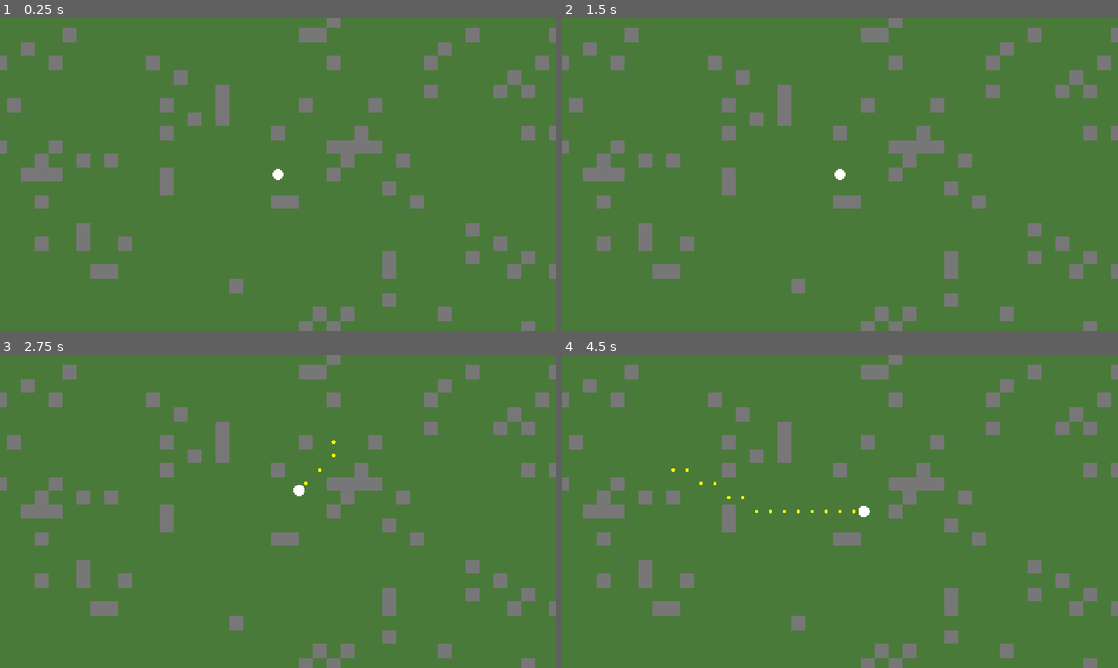
Above: before the commit, frames 1-4 (two rows, left to right).
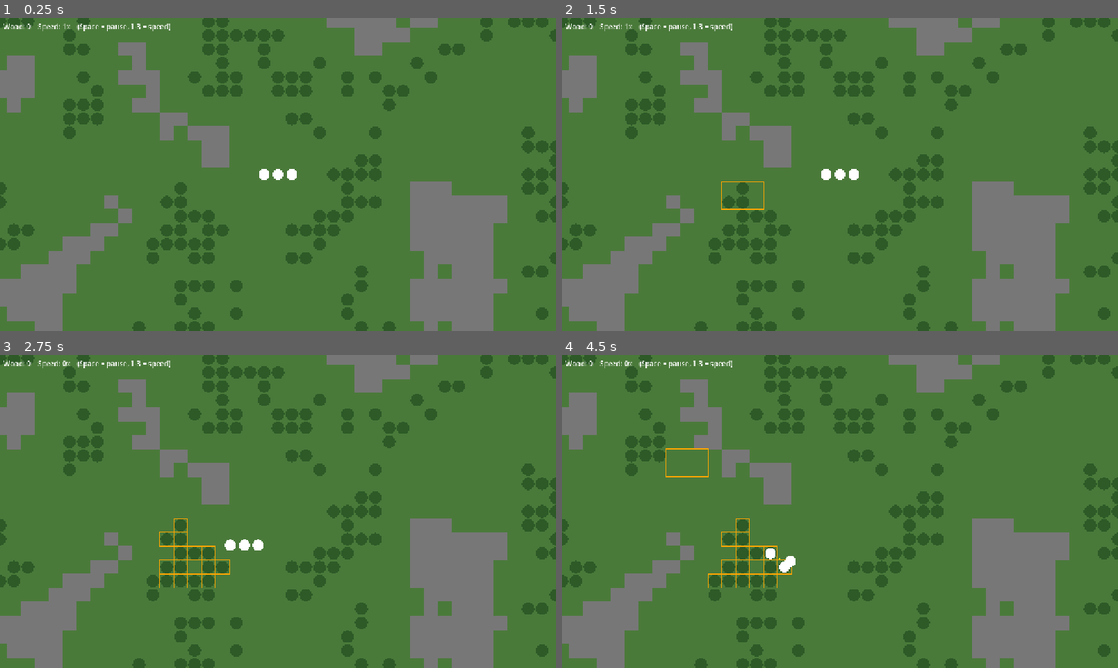
Above: after the commit, the same moments.

Repository: Yanez86/king
Game: Godot game, scene res://main.tscn
Same seed, same stepped clock (60 frames per second), same inputs: the game is played once before the commit and once after it.
Inputs (mouse positions are in pixels of both pictures, inside the frame that each line leads up to):
- Up to frame 1 (0.25 s): no input
- Up to frame 2 (1.5 s): tap Enter at 0.5 s; move the mouse to (962, 158) at 0.52 s; tap 1 at 0.6 s; click (962, 158) at 0.67 s; tap Space at 0.77, 1.07, 1.25 s; tap 2 at 0.8 s; drag from (728, 190) to (812, 237) at 1.27 s
- Up to frame 3 (2.75 s): move the mouse to (333, 442) at 2.02 s; tap 3 at 2.1 s; click (333, 442) at 2.17 s; tap Space at 2.3 s
- Up to frame 4 (4.5 s): drag from (812, 574) to (673, 464) at 2.77 s; move the mouse to (1006, 558) at 3.52 s; tap 1 at 3.6 s; click (1006, 558) at 3.67 s; tap Space at 3.77, 4.07 s; tap 2 at 3.8 s; drag from (673, 464) to (756, 433) at 4.27 s

The runs differ from the first frame. In frame 1, 30% of the frame differs, in the area x 0-100%, y 0-100%; in frame 2, 30%; in frame 3, 30%; in frame 4, 30%.

Commit message:
Add tree chopping jobs with designation and 3 colonists
Co-Authored-By: Claude Opus 5.5 <noreply@anthropic.com>

Diff:
--- a/main.gd
+++ b/main.gd
@@ -3,14 +3,29 @@
 const MAP_SIZE := Vector2i(100, 100)
 const TILE := 16            # pixel per tile
 const SPEED := 4.0          # tile al secondo
-const ROCK_COUNT := 800
+const CHOP_TIME := 3.0      # secondi per abbattere un albero
+const WOOD_PER_TREE := 10
+const COLONIST_COUNT := 3
+
+
+class Colonist:
+	var pos: Vector2
+	var path: Array[Vector2i] = []
+	var job = null          # cella dell'albero da tagliare, o null se libero
+	var work_left := 0.0
+
 
 var astar := AStarGrid2D.new()
-var rocks: Array[Vector2i] = []
-var colonist_pos := Vector2(MAP_SIZE / 2) * TILE + Vector2.ONE * TILE / 2.0
-var path: Array[Vector2i] = []
+var rocks := {}             # cella -> true (non attraversabile)
+var trees := {}             # cella -> true (attraversabile)
+var chop_marks := {}        # cella -> Colonist che l'ha prenotato, o null se libero
+var wood := {}              # cella -> quantità a terra
+var colonists: Array[Colonist] = []
+var drag_start = null       # cella d'inizio della selezione, o null
+var drag_end := Vector2i.ZERO
 
 @onready var camera: Camera2D = $Camera2D
+@onready var hud: Label = $HUD/Label
 
 
 func _ready() -> void:
@@ -18,56 +33,156 @@
 	astar.cell_size = Vector2.ONE * TILE
 	astar.diagonal_mode = AStarGrid2D.DIAGONAL_MODE_ONLY_IF_NO_OBSTACLES
 	astar.update()
-
-	for i in ROCK_COUNT:
-		var cell := Vector2i(randi() % MAP_SIZE.x, randi() % MAP_SIZE.y)
-		if cell != cell_of(colonist_pos):
-			astar.set_point_solid(cell)
-			rocks.append(cell)
-
-	camera.position = colonist_pos
+	generate_map()
+	for i in COLONIST_COUNT:
+		var c := Colonist.new()
+		c.pos = center(MAP_SIZE / 2 + Vector2i(i - 1, 0))
+		colonists.append(c)
+	camera.position = center(MAP_SIZE / 2)
 
 
+func generate_map() -> void:
+	var noise := FastNoiseLite.new()
+	noise.seed = randi()
+	noise.frequency = 0.08
+	for x in MAP_SIZE.x:
+		for y in MAP_SIZE.y:
+			var cell := Vector2i(x, y)
+			if (cell - MAP_SIZE / 2).length() < 4:
+				continue  # radura di partenza
+			var n := noise.get_noise_2d(x, y)
+			if n > 0.3:
+				rocks[cell] = true
+				astar.set_point_solid(cell)
+			elif n < -0.15 and randf() < 0.6:
+				trees[cell] = true
+
+
+# --- Simulazione ---
+
+func _process(delta: float) -> void:
+	tick(delta)
+	hud.text = "Wood: %d    Speed: %dx    (Space = pause, 1-3 = speed)" % [total_wood(), Engine.time_scale]
+	queue_redraw()
+
+
+func tick(delta: float) -> void:
+	for c in colonists:
+		update_colonist(c, delta)
+
+
+func update_colonist(c: Colonist, delta: float) -> void:
+	if c.job == null:
+		find_job(c)
+		return
+	if not c.path.is_empty():
+		var goal := center(c.path[0])
+		c.pos = c.pos.move_toward(goal, SPEED * TILE * delta)
+		if c.pos == goal:
+			c.path.pop_front()
+		return
+	c.work_left -= delta
+	if c.work_left <= 0:
+		trees.erase(c.job)
+		chop_marks.erase(c.job)
+		wood[c.job] = wood.get(c.job, 0) + WOOD_PER_TREE
+		c.job = null
+
+
+func find_job(c: Colonist) -> void:
+	var free := chop_marks.keys().filter(func(cell): return chop_marks[cell] == null)
+	free.sort_custom(func(a, b): return center(a).distance_squared_to(c.pos) < center(b).distance_squared_to(c.pos))
+	# ponytail: "più vicino" in linea d'aria e un percorso per candidato; passare a distanza di percorso se i coloni fanno giri assurdi
+	for cell in free:
+		var path := astar.get_id_path(cell_of(c.pos), cell)
+		if not path.is_empty():
+			c.path = path
+			c.job = cell
+			c.work_left = CHOP_TIME
+			chop_marks[cell] = c
+			return
+
+
+func mark_trees(rect: Rect2i) -> void:
+	for cell in trees:
+		if rect.has_point(cell) and not chop_marks.has(cell):
+			chop_marks[cell] = null
+
+
+func total_wood() -> int:
+	var sum := 0
+	for amount in wood.values():
+		sum += amount
+	return sum
+
+
+# --- Input ---
+
 func _unhandled_input(event: InputEvent) -> void:
-	if event is InputEventMouseButton and event.pressed:
+	if event is InputEventMouseButton:
 		match event.button_index:
 			MOUSE_BUTTON_LEFT:
-				var target := cell_of(get_global_mouse_position())
-				if astar.is_in_boundsv(target) and not astar.is_point_solid(target):
-					path = astar.get_id_path(cell_of(colonist_pos), target)
+				var cell := cell_of(get_global_mouse_position())
+				if event.pressed:
+					drag_start = cell
+					drag_end = cell
+				elif drag_start != null:
+					mark_trees(selection_rect())
+					drag_start = null
 			MOUSE_BUTTON_WHEEL_UP:
-				zoom_by(1.1)
+				if event.pressed: zoom_by(1.1)
 			MOUSE_BUTTON_WHEEL_DOWN:
-				zoom_by(1 / 1.1)
-	elif event is InputEventMouseMotion and event.button_mask & MOUSE_BUTTON_MASK_RIGHT:
-		camera.position -= event.relative / camera.zoom
+				if event.pressed: zoom_by(1 / 1.1)
+	elif event is InputEventMouseMotion:
+		if drag_start != null:
+			drag_end = cell_of(get_global_mouse_position())
+		if event.button_mask & MOUSE_BUTTON_MASK_RIGHT:
+			camera.position -= event.relative / camera.zoom
 	elif event is InputEventPanGesture:      # trackpad: due dita
 		camera.position += event.delta * 10 / camera.zoom
 	elif event is InputEventMagnifyGesture:  # trackpad: pizzico
 		zoom_by(event.factor)
+	elif event is InputEventKey and event.pressed:
+		match event.keycode:
+			KEY_SPACE: Engine.time_scale = 0.0 if Engine.time_scale > 0 else 1.0
+			KEY_1: Engine.time_scale = 1.0
+			KEY_2: Engine.time_scale = 2.0
+			KEY_3: Engine.time_scale = 3.0
 
 
 func zoom_by(factor: float) -> void:
 	camera.zoom = (camera.zoom * factor).clamp(Vector2.ONE * 0.5, Vector2.ONE * 8)
 
 
-func _process(delta: float) -> void:
-	if path.is_empty():
-		return
-	var goal := Vector2(path[0]) * TILE + Vector2.ONE * TILE / 2.0
-	colonist_pos = colonist_pos.move_toward(goal, SPEED * TILE * delta)
-	if colonist_pos == goal:
-		path.pop_front()
-	queue_redraw()
+func selection_rect() -> Rect2i:
+	var r := Rect2i(drag_start, Vector2i.ZERO).expand(drag_end)
+	r.size += Vector2i.ONE  # include entrambe le celle agli estremi
+	return r
 
+
+# --- Disegno (segnaposto finché non ci sono gli sprite) ---
 
 func _draw() -> void:
 	draw_rect(Rect2(Vector2.ZERO, Vector2(MAP_SIZE * TILE)), Color("4a7a3a"))
 	for cell in rocks:
 		draw_rect(Rect2(Vector2(cell) * TILE, Vector2.ONE * TILE), Color("777777"))
-	for cell in path:
-		draw_circle(Vector2(cell) * TILE + Vector2.ONE * TILE / 2.0, 2, Color.YELLOW)
-	draw_circle(colonist_pos, TILE * 0.4, Color.WHITE)
+	for cell in trees:
+		draw_circle(center(cell), TILE * 0.45, Color("2d5a27"))
+	for cell in chop_marks:
+		draw_rect(Rect2(Vector2(cell) * TILE, Vector2.ONE * TILE), Color.ORANGE, false, 1.0)
+	for cell in wood:
+		draw_rect(Rect2(Vector2(cell) * TILE + Vector2.ONE * 4, Vector2.ONE * 8), Color("8b5a2b"))
+	for c in colonists:
+		draw_circle(c.pos, TILE * 0.4, Color.WHITE)
+		if c.job != null and c.path.is_empty():  # barra di avanzamento del lavoro
+			draw_rect(Rect2(c.pos + Vector2(-6, -11), Vector2(12 * (1 - c.work_left / CHOP_TIME), 2)), Color.YELLOW)
+	if drag_start != null:
+		var r := selection_rect()
+		draw_rect(Rect2(Vector2(r.position) * TILE, Vector2(r.size) * TILE), Color.ORANGE, false, 1.0)
+
+
+func center(cell: Vector2i) -> Vector2:
+	return Vector2(cell) * TILE + Vector2.ONE * TILE / 2.0
 
 
 func cell_of(pos: Vector2) -> Vector2i:
--- a/main.tscn
+++ b/main.tscn
@@ -7,3 +7,9 @@
 
 [node name="Camera2D" type="Camera2D" parent="."]
 zoom = Vector2(2, 2)
+
+[node name="HUD" type="CanvasLayer" parent="."]
+
+[node name="Label" type="Label" parent="HUD"]
+offset_left = 8.0
+offset_top = 8.0
--- /dev/null
+++ b/tests/test_jobs.gd
@@ -0,0 +1,32 @@
+# Esegui: godot --headless --path . -s tests/test_jobs.gd
+extends SceneTree
+
+
+func _initialize() -> void:
+	var main = load("res://main.tscn").instantiate()
+	root.add_child(main)
+	await process_frame  # aspetta che venga chiamato _ready
+
+	var trees_before: int = main.trees.size()
+	main.mark_trees(Rect2i(Vector2i.ZERO, main.MAP_SIZE))
+	check(main.chop_marks.size() == trees_before, "tutti gli alberi segnati")
+
+	for i in 2000:  # 100 secondi simulati
+		main.tick(0.05)
+
+	var chopped: int = trees_before - main.trees.size()
+	check(chopped > 0, "i coloni hanno tagliato alberi")
+	check(main.total_wood() == chopped * main.WOOD_PER_TREE, "legna = alberi tagliati x resa")
+	var busy := {}
+	for c in main.colonists:
+		if c.job != null:
+			check(not busy.has(c.job), "due coloni sullo stesso albero")
+			busy[c.job] = true
+	print("OK: %d alberi tagliati, %d legna" % [chopped, main.total_wood()])
+	quit()
+
+
+func check(ok: bool, what: String) -> void:
+	if not ok:
+		push_error("FALLITO: " + what)
+		quit(1)
Not shown, added: tests/test_jobs.gd.uid
